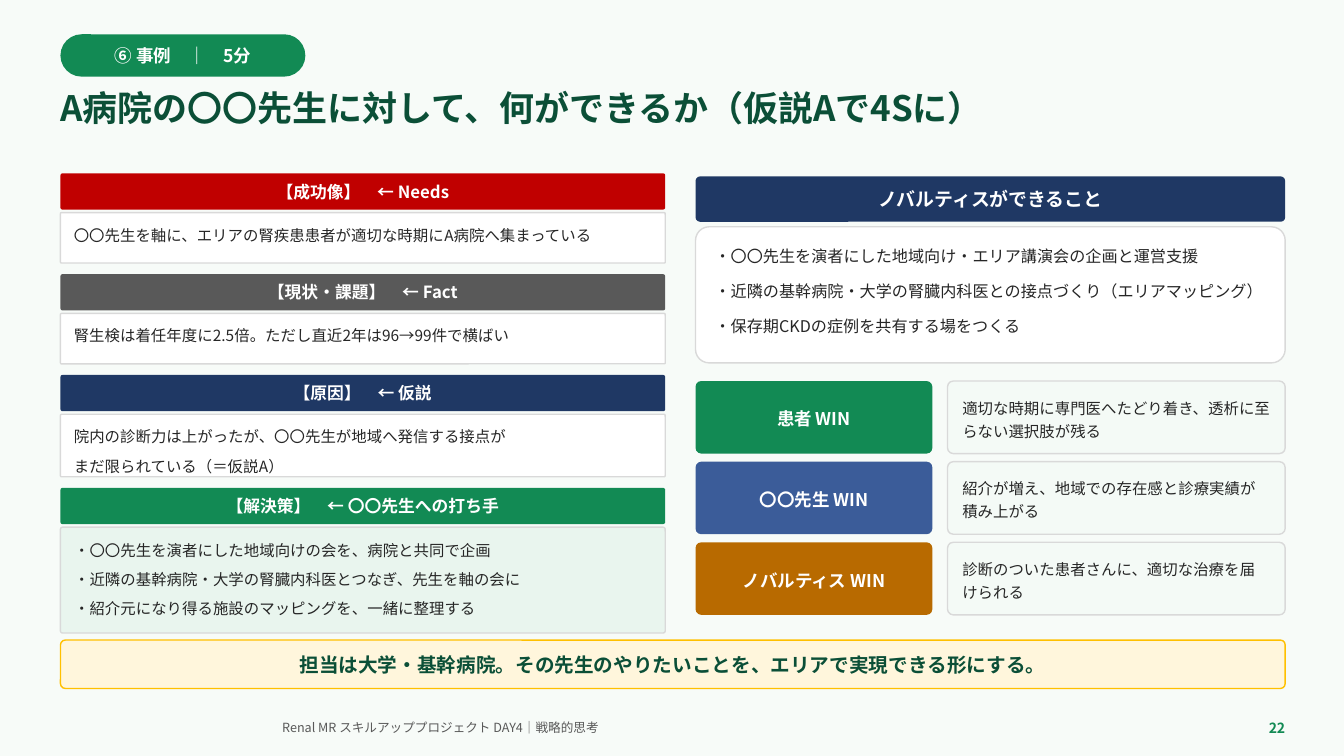
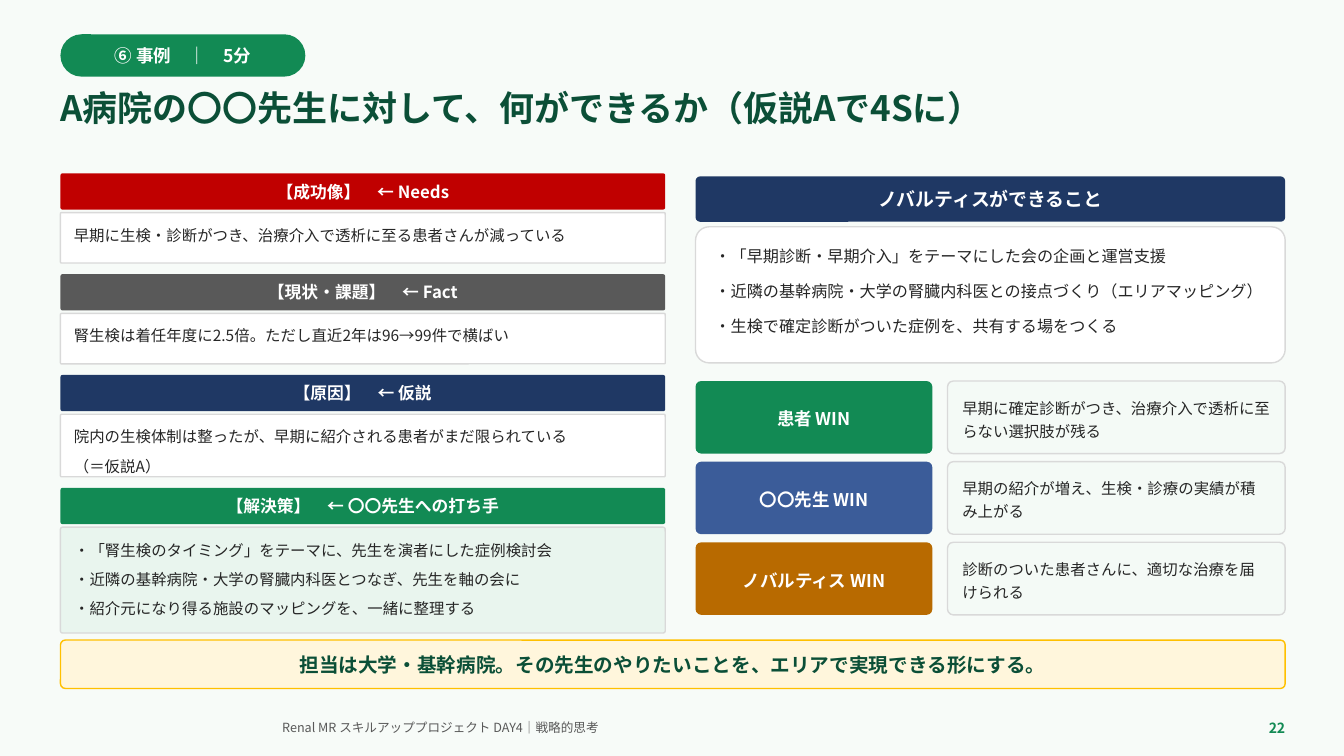
Before and after one commit to TAKUYA-1187/Claude, a slide deck: slide 22 of novartis_training/DAY4_ちょっと分かるだけで世界が変わる.pptx. Drawn at 1344x756 pixels with LibreOffice and Linux fonts; fonts in the diff are those of the drawing; background and template pictures are left out. Boxes give left, top, right and bottom in pixels: in the first picture for what was removed or moved away, otherwise in the second. Text is boxed around its words. In the diff, an @@ line names an element or a change of style, - is before the commit and + after.

```diff
--- a/novartis_training/DAY4_ちょっと分かるだけで世界が変わる.pptx
+++ b/novartis_training/DAY4_ちょっと分かるだけで世界が変わる.pptx
@@ text in rounded rectangle at box(74, 228, 566, 243): text changed @@
-〇〇先生を軸に、エリアの腎疾患患者が適切な時期にA病院へ集まっている
+早期に生検・診断がつき、治療介入で透析に至る患者さんが減っている
@@ text in rounded rectangle at box(715, 248, 1166, 264): text changed @@
-・〇〇先生を演者にした地域向け・エリア講演会の企画と運営支援
+・「早期診断・早期介入」をテーマにした会の企画と運営支援
@@ text in rounded rectangle at box(715, 318, 1118, 334): text changed @@
-・保存期CKDの症例を共有する場をつくる
+・生検で確定診断がついた症例を、共有する場をつくる
@@ text in rounded rectangle at box(962, 401, 1270, 439): text changed @@
-適切な時期に専門医へたどり着き、透析に至らない選択肢が残る
+早期に確定診断がつき、治療介入で透析に至らない選択肢が残る
@@ text in rounded rectangle at box(74, 429, 567, 474): text changed @@
-院内の診断力は上がったが、〇〇先生が地域へ発信する接点が
-まだ限られている（＝仮説A）
+院内の生検体制は整ったが、早期に紹介される患者がまだ限られている
+（＝仮説A）
@@ text in rounded rectangle at box(962, 481, 1255, 518): text changed @@
-紹介が増え、地域での存在感と診療実績が積み上がる
+早期の紹介が増え、生検・診療の実績が積み上がる
@@ text in rounded rectangle at box(74, 543, 552, 558): text changed @@
-・〇〇先生を演者にした地域向けの会を、病院と共同で企画
+・「腎生検のタイミング」をテーマに、先生を演者にした症例検討会
```
Also in this commit, not shown: 3 other slides changed, 2 other files.
